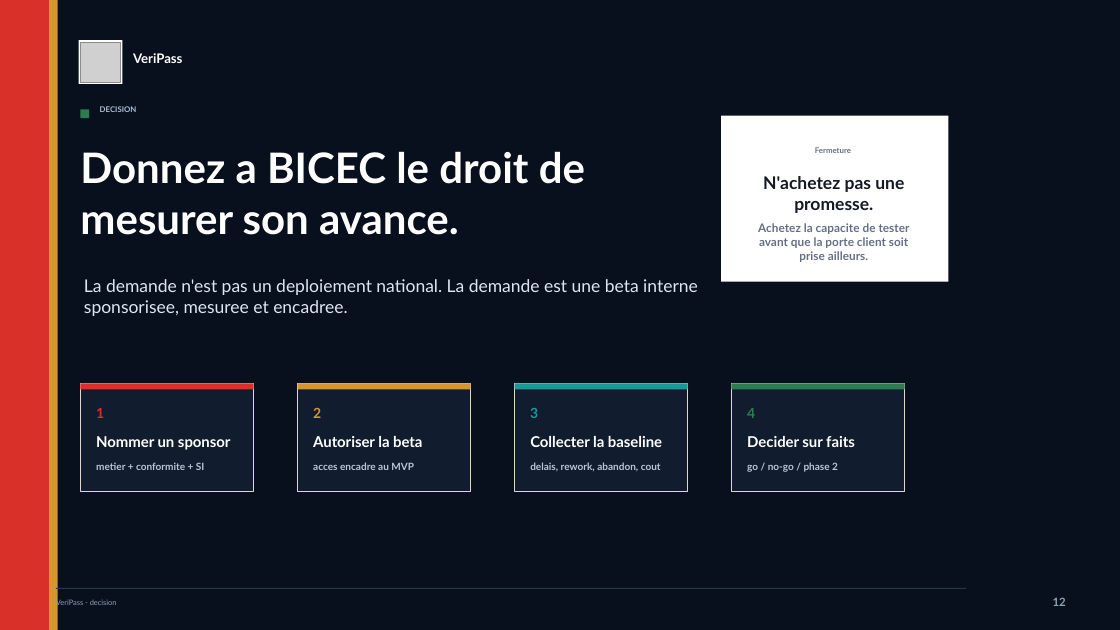
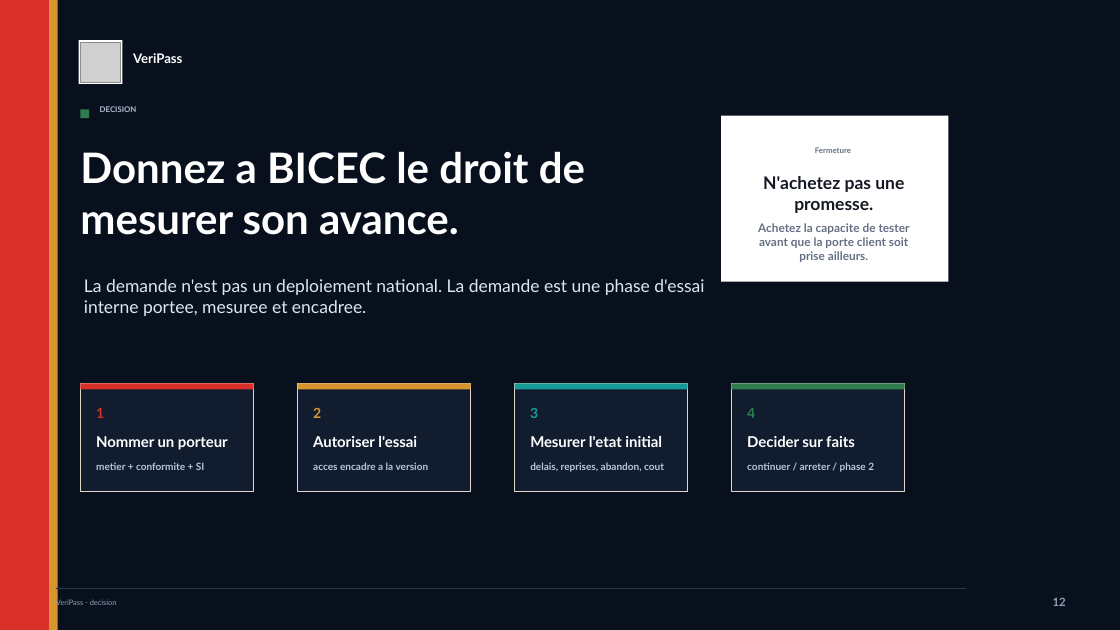
Before and after one commit to Ken-Andre/bicec-veripass, a slide deck: slide 12 of outputs/manual-20260602-veripass-executive-stage-beta/presentations/veripass-executive-stage-beta/output/veripass-rail-kyc-souverain-beta-interne-bicec.pptx. Drawn at 1120x630 pixels with LibreOffice and Linux fonts; fonts in the diff are those of the drawing; grey boxes stand for pictures. Boxes give left, top, right and bottom in pixels: in the first picture for what was removed or moved away, otherwise in the second. Text is boxed around its words. In the diff, an @@ line names an element or a change of style, - is before the commit and + after.

Commit message:
chore(outputs): add beta PPTX final (rail KYC + connaissance client), guide-orateur and sources docs

```diff
--- a/outputs/manual-20260602-veripass-executive-stage-beta/presentations/veripass-executive-stage-beta/output/veripass-rail-kyc-souverain-beta-interne-bicec.pptx
+++ b/outputs/manual-20260602-veripass-executive-stage-beta/presentations/veripass-executive-stage-beta/output/veripass-rail-kyc-souverain-beta-interne-bicec.pptx
@@ text at <box>84,279,704,316</box>: text changed @@
-La demande n'est pas un deploiement national. La demande est une beta interne sponsorisee, mesuree et encadree.
+La demande n'est pas un deploiement national. La demande est une phase d'essai interne portee, mesuree et encadree.
@@ text at <box>96,436,228,450</box>: text changed @@
-Nommer un sponsor
+Nommer un porteur
@@ text at <box>313,436,417,447</box>: text changed @@
-Autoriser la beta
+Autoriser l'essai
@@ text at <box>530,436,662,447</box>: text changed @@
-Collecter la baseline
+Mesurer l'etat initial
@@ text at <box>313,462,429,470</box>: text changed @@
-acces encadre au MVP
+acces encadre a la version
@@ text at <box>530,462,664,472</box>: text changed @@
-delais, rework, abandon, cout
+delais, reprises, abandon, cout
@@ text at <box>747,462,874,472</box>: text changed @@
-go / no-go / phase 2
+continuer / arreter / phase 2
```
Also in this commit, not shown: 11 other slides changed, 3 other files.
